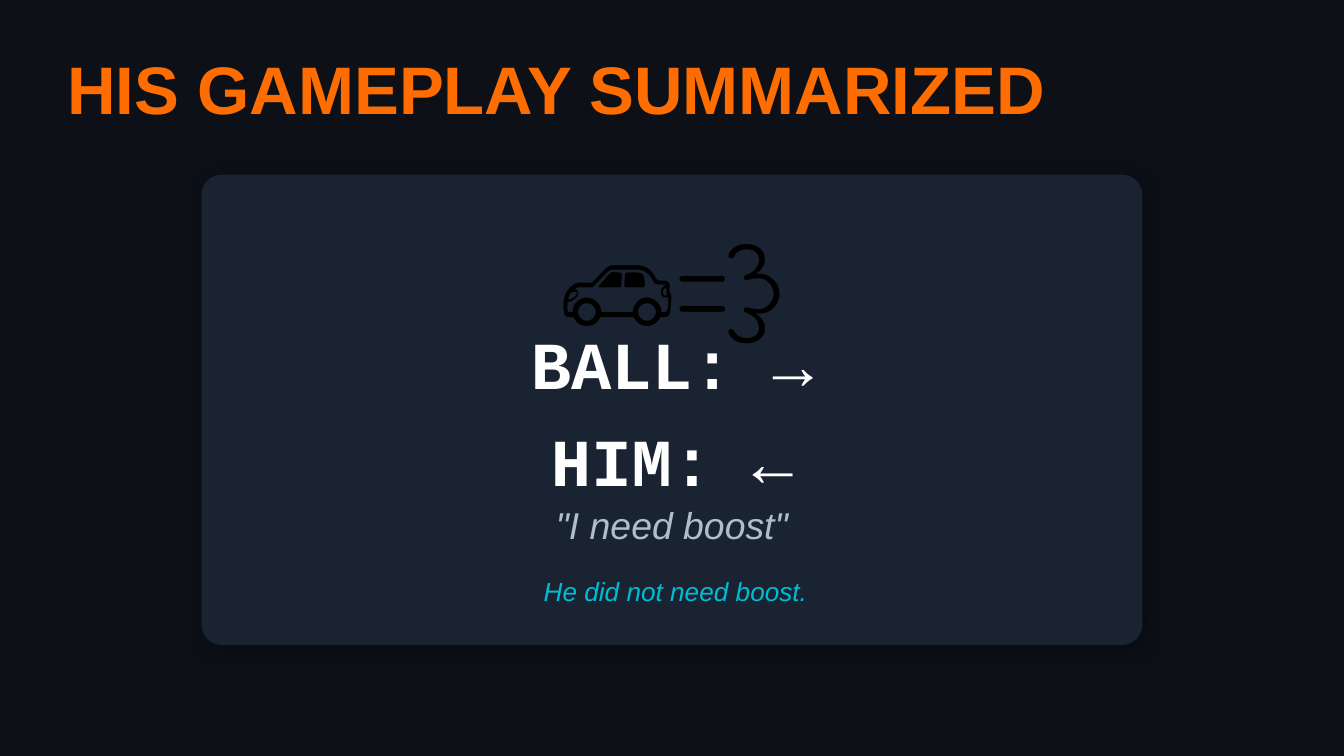
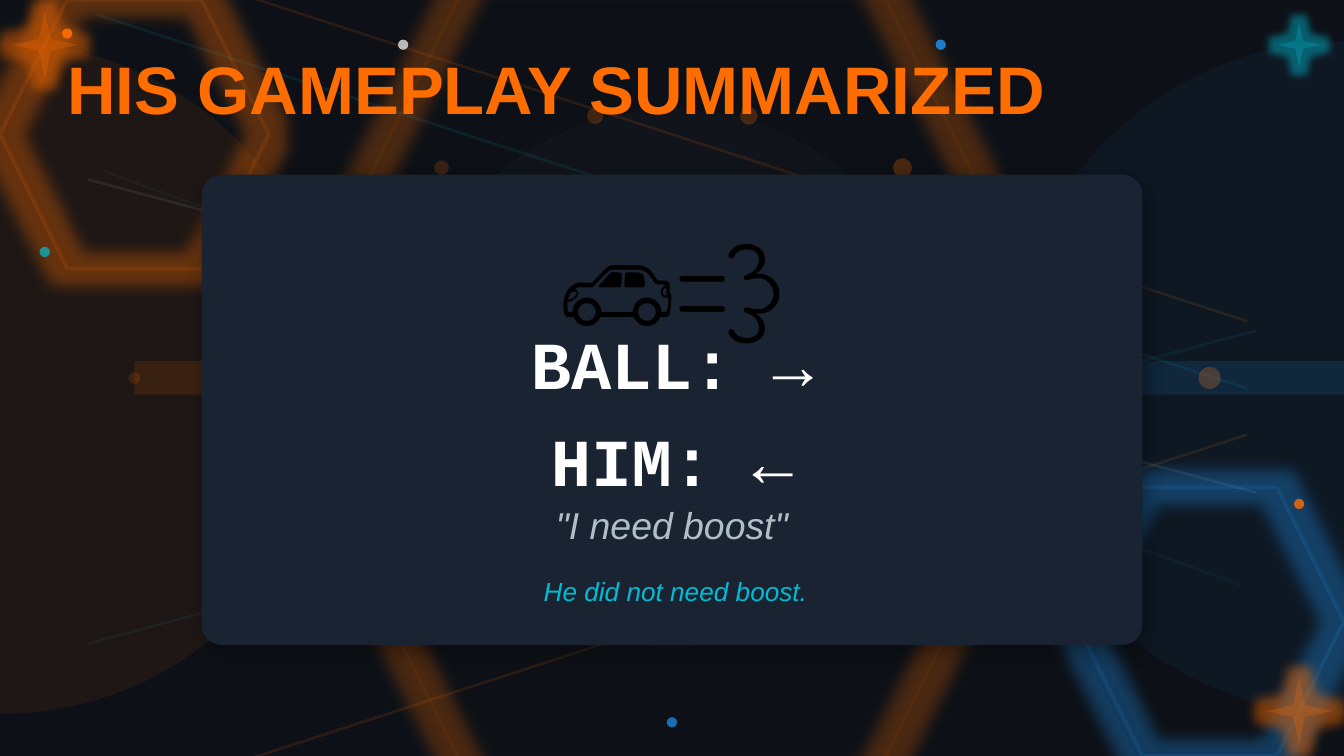
Before and after one commit to coenheinrich-beep/landscape-site-1, a slide deck: slide 7 of rl_bachelor_extra.pptx. Drawn at 1344x756 pixels with LibreOffice and Linux fonts; fonts in the diff are those of the drawing. Boxes give left, top, right and bottom in pixels: in the first picture for what was removed or moved away, otherwise in the second. Text is boxed around its words. In the diff, an @@ line names an element or a change of style, - is before the commit and + after.

```diff
--- a/rl_bachelor_extra.pptx
+++ b/rl_bachelor_extra.pptx
@@ hexagon added at (0, 0, 269, 269), outline #FF6D00 2 pt @@
@@ star added at (11, 11, 78, 78), fill #FF6D00 at 25% opacity @@
@@ ellipse added at (62, 28, 73, 39), fill #FF6D00 at 90% opacity @@
@@ rectangle added at (96, 0, 1248, 323), fill #FF6D00 at 12% opacity @@
@@ rectangle added at (96, 13, 1248, 390), fill #00BCD4 at 10% opacity @@
@@ hexagon added at (269, 0, 1075, 756), outline #FF6D00 2 pt @@
@@ star added at (1277, 23, 1321, 67), fill #00BCD4 at 25% opacity @@
@@ ellipse added at (0, 42, 336, 714), fill #FF6D00 at 7% opacity @@
@@ ellipse added at (398, 40, 409, 51), fill #FFFFFF at 70% opacity @@
@@ ellipse added at (935, 40, 946, 51), fill #2196F3 at 80% opacity @@
@@ ellipse added at (1008, 42, 1344, 714), fill #2196F3 at 6% opacity @@
@@ ellipse added at (403, 109, 941, 646), fill #FFFFFF at 2% opacity @@
@@ ellipse added at (587, 108, 603, 124), fill #FF6D00 at 21% opacity @@
@@ ellipse added at (741, 108, 758, 125), fill #FF6D00 at 23% opacity @@
@@ rectangle added at (87, 178, 1257, 494), fill #FFFFFF at 8% opacity @@
@@ rectangle added at (103, 170, 1241, 586), fill #2196F3 at 6% opacity @@
@@ ellipse added at (434, 160, 449, 175), fill #FF6D00 at 19% opacity @@
@@ ellipse added at (892, 159, 911, 177), fill #FF6D00 at 25% opacity @@
@@ ellipse added at (40, 247, 51, 258), fill #00BCD4 at 70% opacity @@
@@ rectangle added at (87, 330, 1257, 646), fill #00BCD4 at 8% opacity @@
@@ right arrow added at (134, 344, 538, 411), fill #FF6D00 at 12% opacity @@
@@ left arrow added at (941, 344, 1344, 411), fill #2196F3 at 12% opacity @@
@@ ellipse added at (129, 372, 141, 384), fill #FF6D00 at 15% opacity @@
@@ ellipse added at (1199, 367, 1220, 388), fill #FF6D00 at 29% opacity @@
@@ rectangle added at (96, 434, 1248, 756), fill #FF6D00 at 12% opacity @@
@@ hexagon added at (1075, 487, 1344, 755), outline #2196F3 2 pt @@
@@ ellipse added at (1294, 499, 1305, 509), fill #FF6D00 at 80% opacity @@
@@ star added at (1266, 677, 1333, 745), fill #FF6D00 at 25% opacity @@
@@ ellipse added at (667, 718, 677, 728), fill #2196F3 at 70% opacity @@
```
Also in this commit, not shown: 8 other slides changed, 1 other file.
